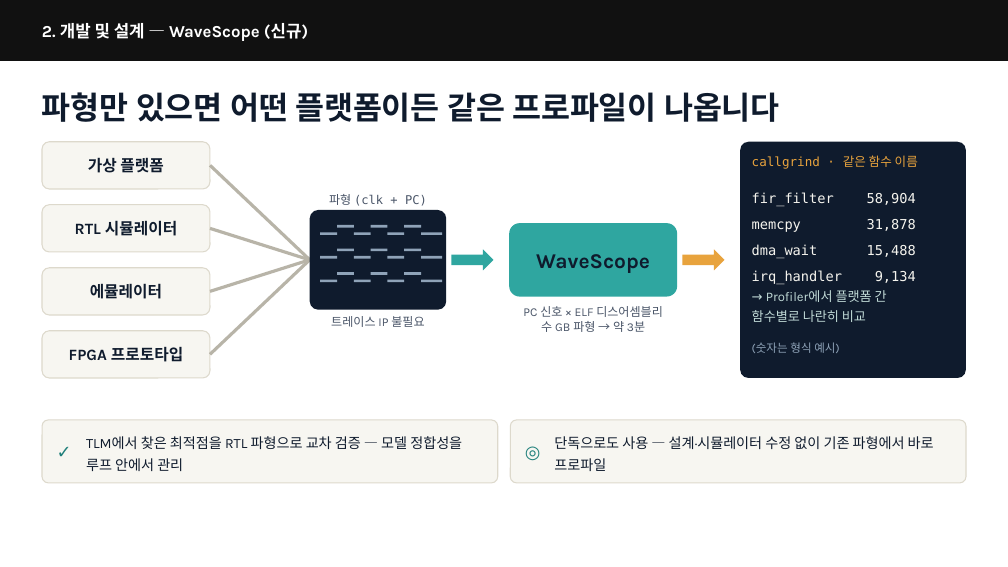
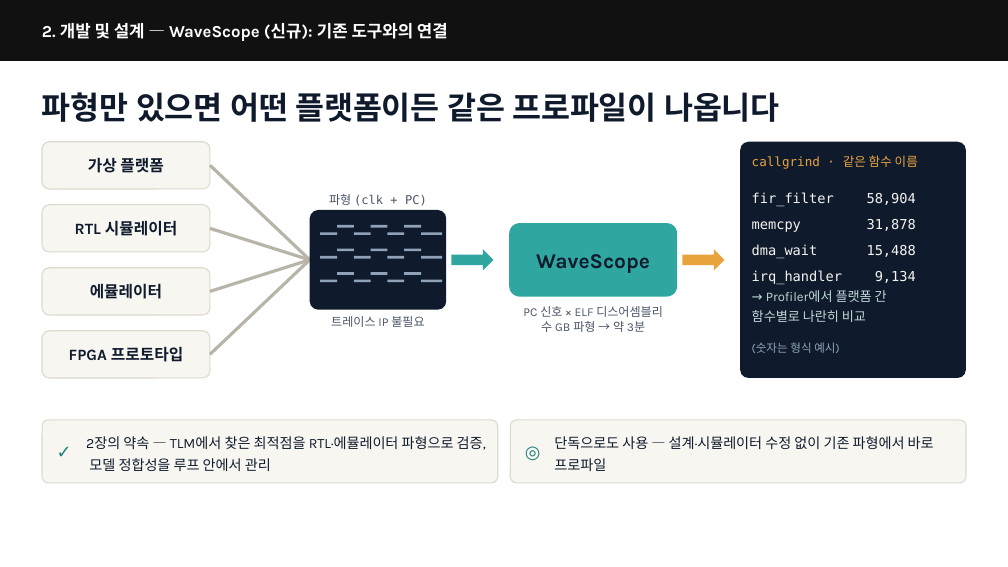
Before and after one commit to tdjung/co_opt_example, a slide deck: slide 8 of docs/presentation/deck_current_fonts.pptx (slide 7 before the commit). Drawn at 1008x567 pixels with LibreOffice and Linux fonts; fonts in the diff are those of the drawing. Boxes give left, top, right and bottom in pixels: in the first picture for what was removed or moved away, otherwise in the second. Text is boxed around its words. In the diff, an @@ line names an element or a change of style, - is before the commit and + after.

```diff
--- a/docs/presentation/deck_current_fonts.pptx
+++ b/docs/presentation/deck_current_fonts.pptx
@@ text at <box>42,23,448,41</box>: text changed @@
-2. 개발 및 설계 — WaveScope (신규)
+2. 개발 및 설계 — WaveScope (신규): 기존 도구와의 연결
@@ text at <box>86,436,486,471</box>: text changed @@
-TLM에서 찾은 최적점을 RTL 파형으로 교차 검증 — 모델 정합성을 루프 안에서 관리
+2장의 약속 — TLM에서 찾은 최적점을 RTL·에뮬레이터 파형으로 검증, 모델 정합성을 루프 안에서 관리
```
Also in this commit, not shown: 5 other slides changed, 1 slide added, 13 other files.
